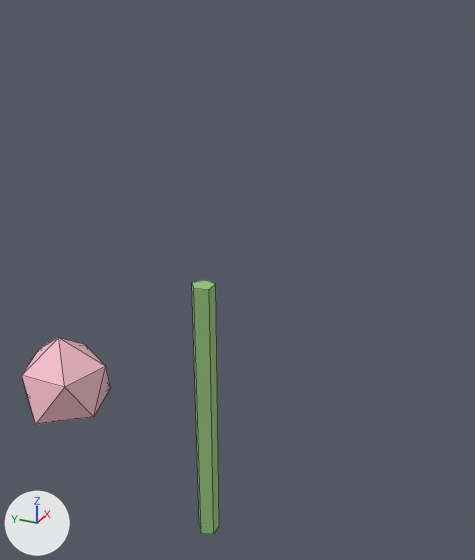
The FBX model Assets/Resources/Models/flower.fbx: old version first, new version second.
One viewpoint serves both versions: a camera (50 mm lens) standing at (-0.827, -0.181, 0.683) and looking at (0.045, 0.212, 0.247). Lighting does not change. The marker at lower left points along +X, +Y and +Z. The first picture is the older version. Mesh edges are drawn as thin lines.

Before the edit, the objects in view are built like this:
```python
me_cylinder = bpy.data.meshes.new('Cylinder')
me_cylinder.from_pydata(...)  # a 5-sided cylinder along z spanning x -0.019..0.019, y 0.234..0.27, z -0.25..0.25
me_cylinder.materials.append(mat_stem)  # green #95c47c
me_icosphere = bpy.data.meshes.new('Icosphere')
me_icosphere.from_pydata(...)  # 12 vertices, 20 faces; spans x -0.089..0.072, y 0.468..0.621, z -0.094..0.086
me_icosphere.materials.append(mat_petal)  # pink #f3bccb
ob_head = bpy.data.objects.new('Head', me_icosphere)
ob_head.location = (0.0, 0.0, 0.0)
ob_stem = bpy.data.objects.new('Stem', me_cylinder)
ob_stem.location = (0.0, 0.0, 0.0)
```
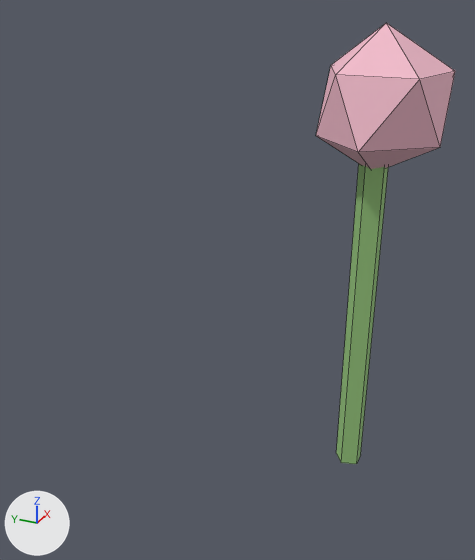
Boxes [x1, y1, x2, y2] around the edits, measured in the pictures (475 x 560 px):
'Head', moved: before [22, 338, 111, 424]; after [316, 23, 455, 169]
'Stem', moved: before [192, 280, 219, 534]; after [336, 164, 388, 464]

The change, as a list of edits to the scene's bpy script:
```text
Change me_cylinder:
    used by ob_stem; location = (0.0, 0.0, 0.0)
    remove me_cylinder.from_pydata(...)  # 10 vertices, 7 faces; spans x -0.019..0.019, y 0.234..0.27, z -0.25..0.25
    add me_cylinder.from_pydata(...)  # 10 vertices, 7 faces; spans x -0.019..0.019, y -0.016..0.02, z 0.0..0.5
    me_cylinder part 1: the whole mesh is moved by (0.0, -0.25, 0.25)
Change me_icosphere:
    used by ob_head; location = (0.0, 0.0, 0.0)
    remove me_icosphere.from_pydata(...)  # 12 vertices, 20 faces; spans x -0.089..0.072, y 0.468..0.621, z -0.094..0.086
    add me_icosphere.from_pydata(...)  # 12 vertices, 20 faces; spans x -0.089..0.072, y -0.082..0.071, z 0.456..0.636
    me_icosphere part 2: the whole mesh is moved by (0.0, -0.55, 0.55)
```
